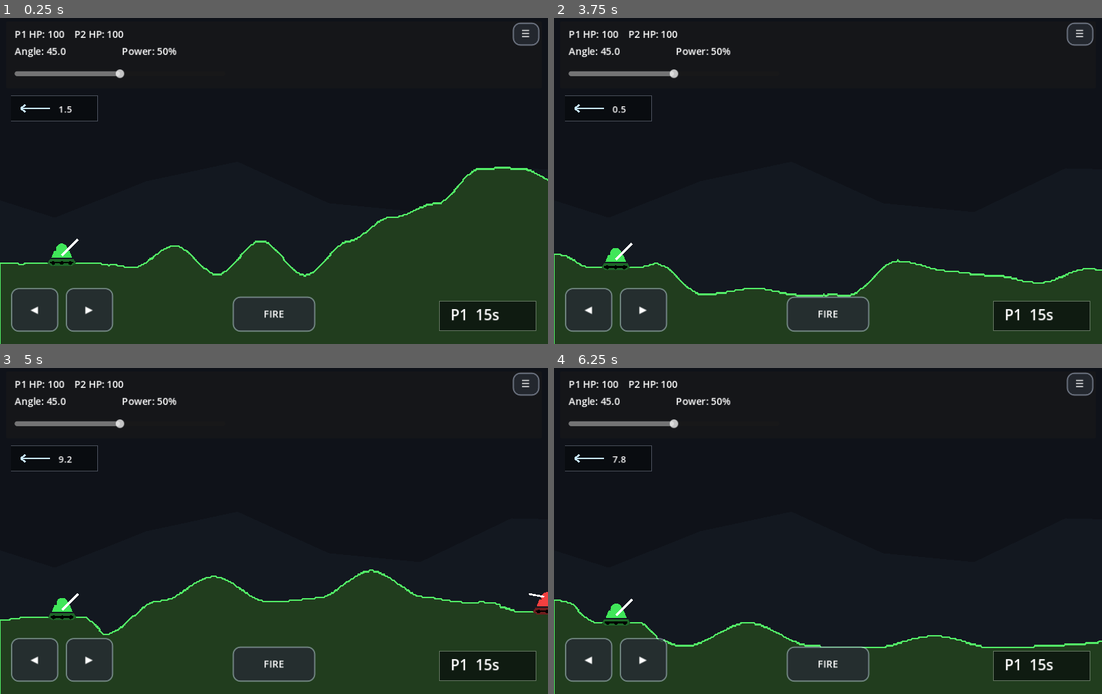
Above: before the commit, frames 1-4 (two rows, left to right).
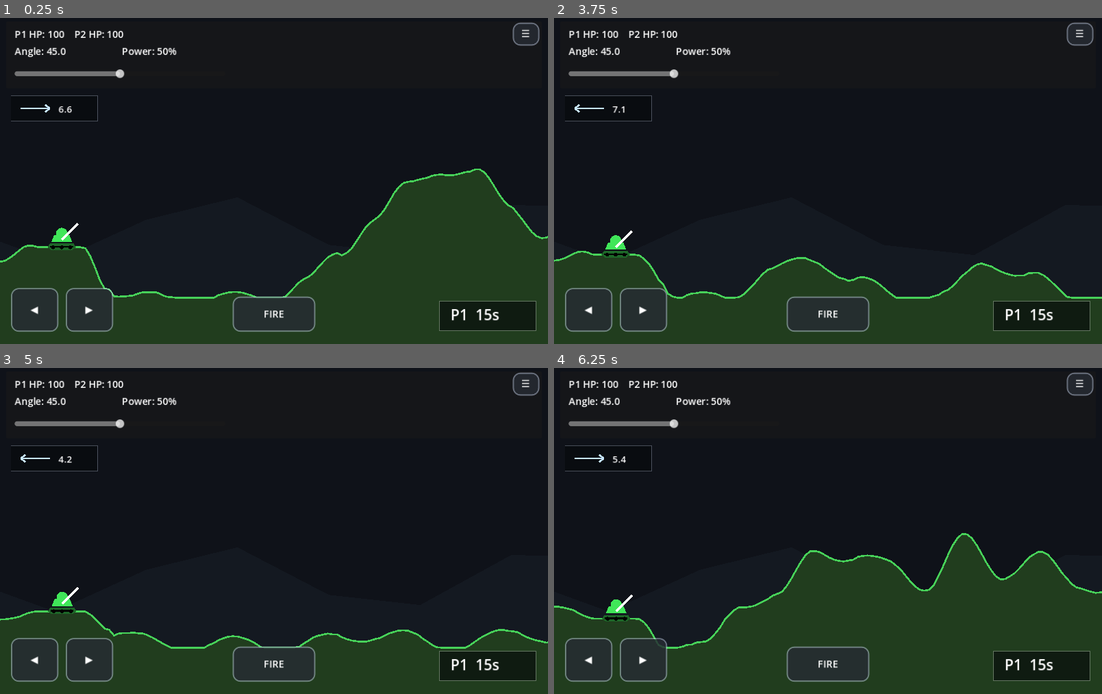
Above: after the commit, the same moments.

Repository: nwrowe/tilt-tanks
Game: Godot game, scene res://scenes/Main.tscn
The game is run twice, just before and just after one commit, with the same random seed, the same clock (stepped at 60 frames per second) and the same inputs.
Inputs:
- Up to frame 1 (0.25 s): no input
- Up to frame 2 (3.75 s): click "☰" at 0.5 s; click "◀" at 1.25 s; click "▶" at 2 s; click "FIRE" at 2.75 s; click "Rematch" at 3.5 s
- Up to frame 3 (5 s): tap Enter (ui_accept) at 4.25, 4.52 s; hold Right from 4.28 s (still down); hold R from 4.28 s (still down)
- Up to frame 4 (6.25 s): release Right at 5.03 s; release R at 5.03 s; hold Down 5.03-5.78 s; tap Space at 5.1 s; tap Enter (ui_accept) at 5.27 s; hold Right from 5.78 s (still down); hold R from 5.78 s (still down)

The runs differ from the first frame. In frame 1, 8.4% of the frame differs, in the area x 0-100%, y 26-100%; in frame 2, 5.6%; in frame 3, 12%; in frame 4, 16%.

Commit message:
Revert scene to pre-mask terrain script

Diff:
--- a/scenes/Main.tscn
+++ b/scenes/Main.tscn
@@ -1,6 +1,6 @@
 [gd_scene load_steps=2 format=3 uid="uid://tilttanksmain"]
 
-[ext_resource type="Script" path="res://scripts/MainMask8.gd" id="1_main"]
+[ext_resource type="Script" path="res://scripts/MainMobile.gd" id="1_main"]
 
 [node name="Main" type="Node2D"]
 script = ExtResource("1_main")
